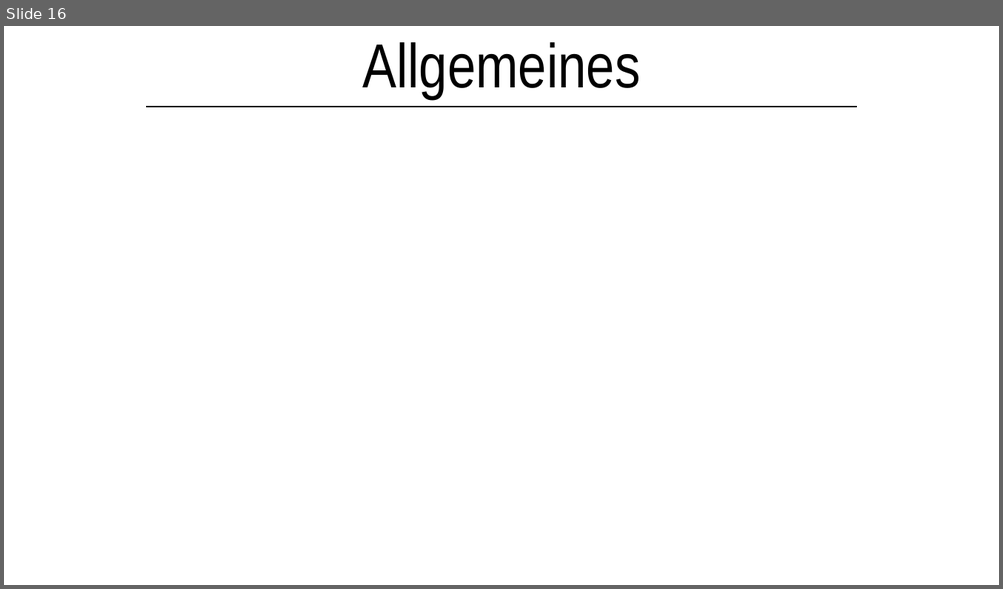
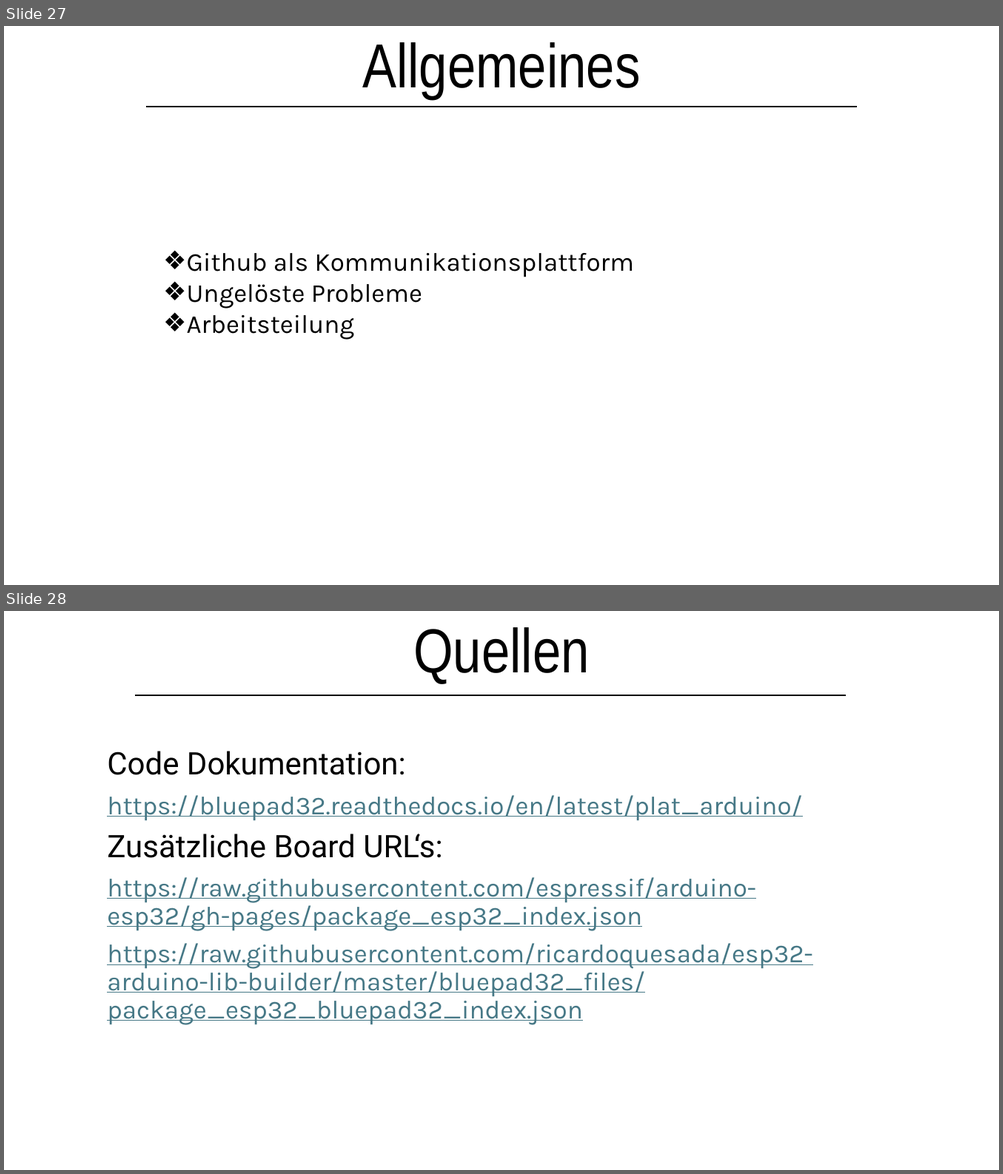
Before and after one commit to lsswchmnn/tank, a slide deck: Präsentation/Kettenfahrzeug.pptx. Shown one above the other, each under a label of ours: slide 16 before the commit, slides 27 and 28 after it. The pictures are 1003x589 and 1003x1174 pixels, drawn with LibreOffice and Linux fonts; fonts in the diff are those of the drawing. Boxes give left, top, right and bottom in pixels: in the first picture for what was removed or moved away, otherwise in the second. Text is boxed around its words. In the diff, an @@ line names an element or a change of style, - is before the commit and + after.

```diff
--- a/Präsentation/Kettenfahrzeug.pptx
+++ b/Präsentation/Kettenfahrzeug.pptx
@@ slide 28 added at [4, 611, 999, 1170], background #FFFFFF @@
@@ title added at [413, 627, 589, 684], 60 pt, text #000000 @@
+Quellen
@@ line added from (134, 695) to (845, 695), #000000 1.5 pt @@
@@ subtitle added at [107, 751, 812, 1025], 25 pt, text #467886, underline @@
+Code Dokumentation:
+https://bluepad32.readthedocs.io/en/latest/plat_arduino/
+Zusätzliche Board URL‘s:
+https://raw.githubusercontent.com/espressif/arduino-esp32/gh-pages/package_esp32_index.json
+https://raw.githubusercontent.com/ricardoquesada/esp32-arduino-lib-builder/master/bluepad32_files/package_esp32_bluepad32_index.json
@@ what was slide 16 is now slide 27 @@
@@ slide 27 changed as well @@
@@ text added at [187, 253, 634, 340], 25 pt, text #000000 @@
+❖ Github als Kommunikationsplattform
+❖ Ungelöste Probleme
+❖ Arbeitsteilung
```
Also in this commit, not shown: 4 other slides changed, 12 other slides added, 2 slides removed, 5 other files.
